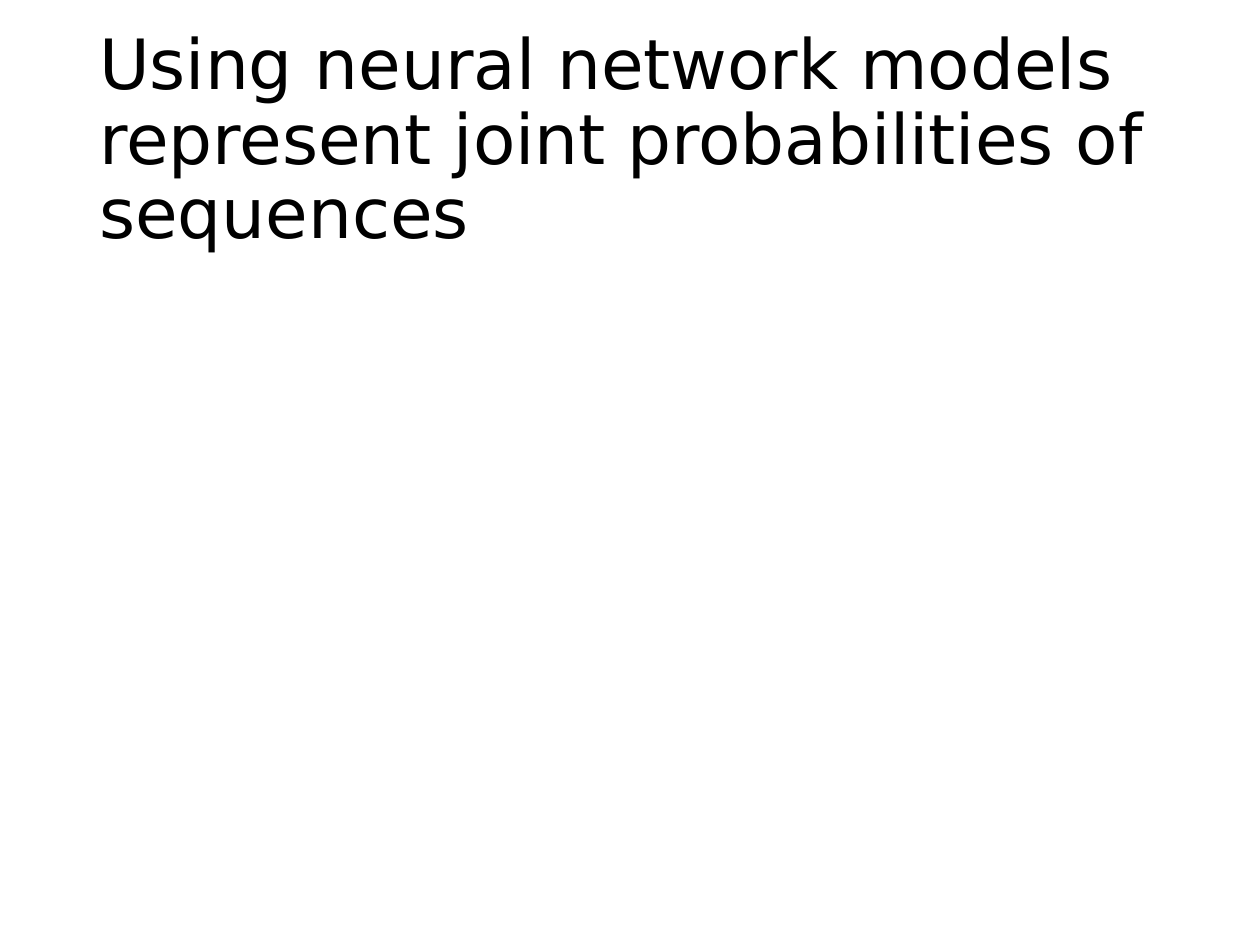
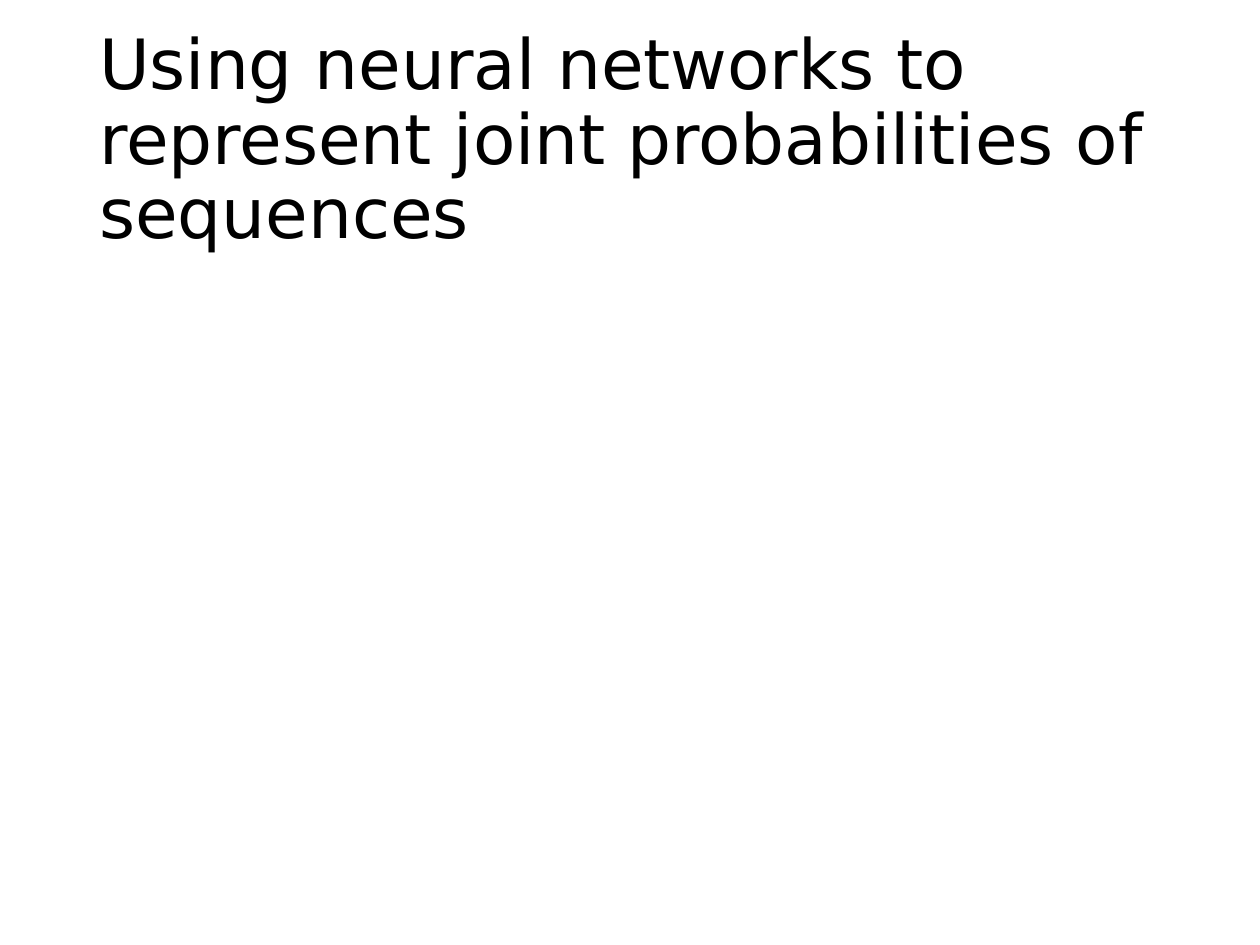
Before and after one commit to phywjs/phywjs.github.io, a slide deck: slide 7 of AIS5103/ML-slide-8.pptx (slide 5 before the commit). Drawn at 1260x945 pixels with LibreOffice and Linux fonts; fonts in the diff are those of the drawing; grey boxes stand for pictures. Boxes give left, top, right and bottom in pixels: in the first picture for what was removed or moved away, otherwise in the second. Text is boxed around its words. In the diff, an @@ line names an element or a change of style, - is before the commit and + after.

```diff
--- a/AIS5103/ML-slide-8.pptx
+++ b/AIS5103/ML-slide-8.pptx
@@ title at bbox=[99, 36, 1143, 253]: text changed @@
-Using neural network models represent joint probabilities of sequences
+Using neural networks to represent joint probabilities of sequences
```
Also in this commit, not shown: 9 other slides changed, 5 slides added, 2 other files.
